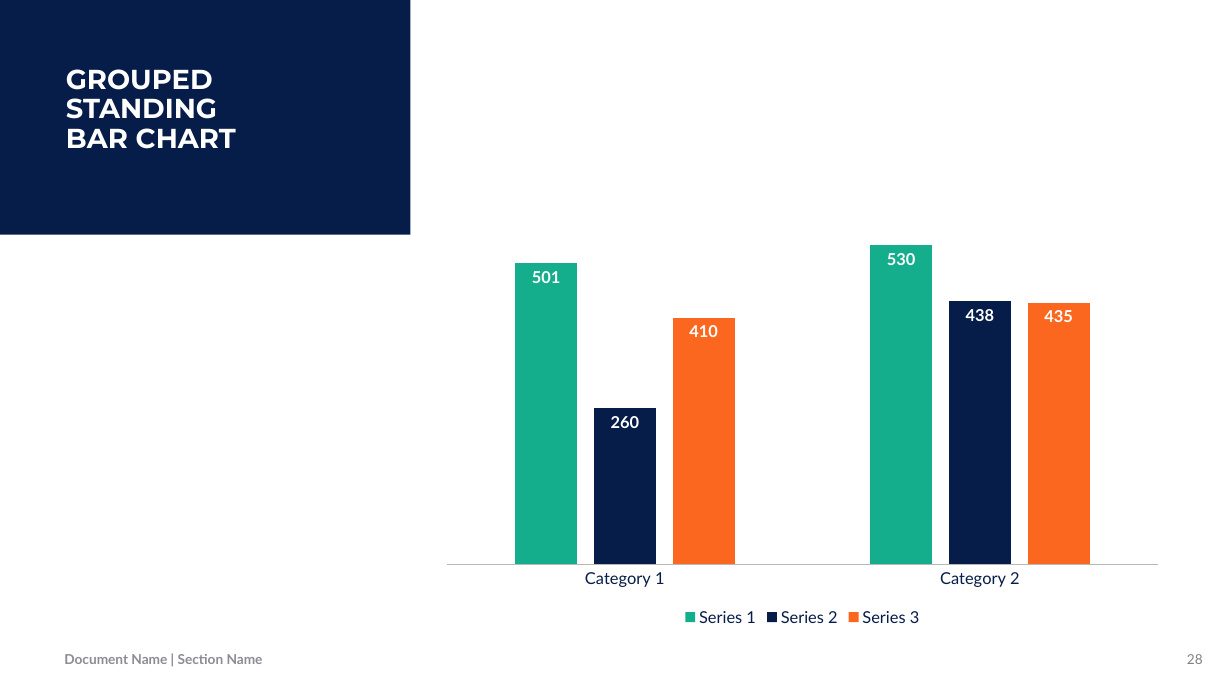
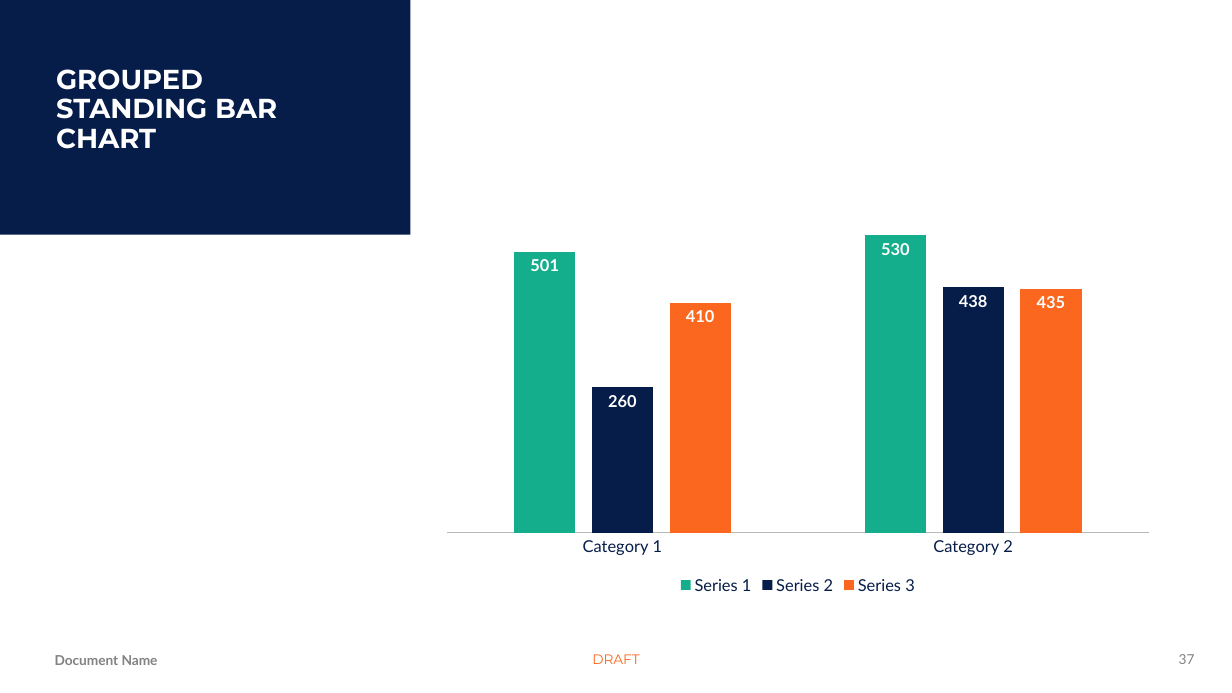
Before and after one commit to Jamison413/kevmaitland-PoshAnt, a slide deck: slide 37 of Intune-WinApp/OfficeThemes/Blank.potx (slide 28 before the commit). Drawn at 1232x693 pixels with LibreOffice and Linux fonts; fonts in the diff are those of the drawing; background and template pictures are left out. Boxes give left, top, right and bottom in pixels: in the first picture for what was removed or moved away, otherwise in the second. Text is boxed around its words. In the diff, an @@ line names an element or a change of style, - is before the commit and + after.

```diff
--- a/Intune-WinApp/OfficeThemes/Blank.potx
+++ b/Intune-WinApp/OfficeThemes/Blank.potx
@@ text at (56,69,277,149): text changed @@
-GROUPED
-STANDING
-BAR CHART
+GROUPED STANDING BAR CHART
@@ column chart: place and size @@
-column chart at (433,195,1173,632)
+column chart at (433,188,1163,599)
@@ text added at (55,655,158,665), 10 pt, text #818281, bold @@
+Document Name
@@ text removed at (64,654,263,664) @@
-Document Name | Section Name
@@ text added at (592,654,639,664), 10 pt, text #FC671F @@
+DRAFT
@@ page number added at (1179,654,1195,664), 10 pt, text #818281 @@
+37
@@ page number removed at (1187,654,1203,664) @@
-28
```
Also in this commit, not shown: 26 other slides changed, 60 slides added, 38 slides removed, 2 other files.
